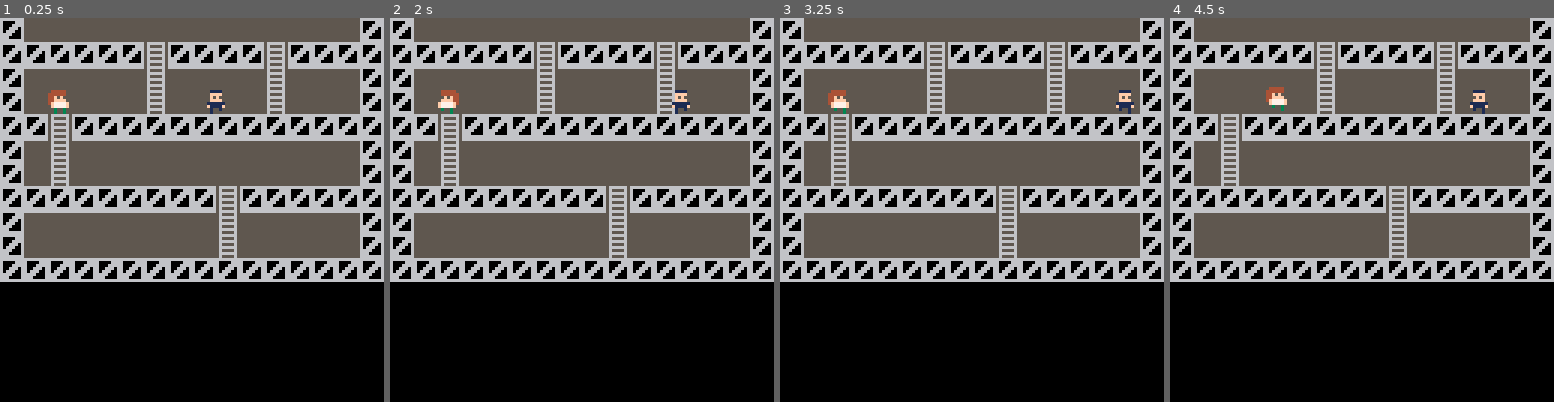
Above: before the commit, frames 1-4 (left to right).
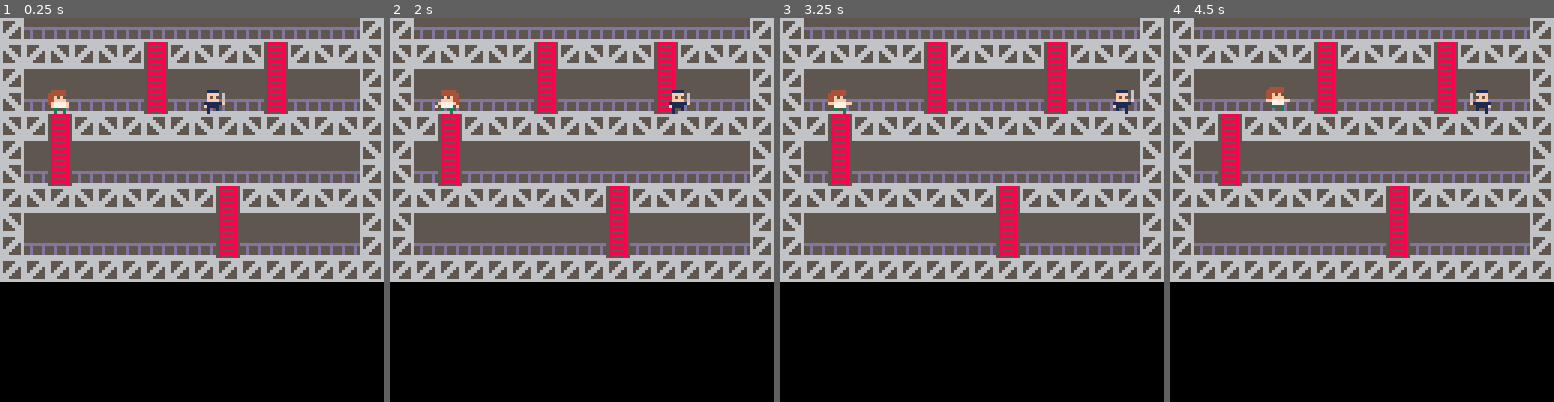
Above: after the commit, the same moments.

Repository: murilopolese/endegelande
Game: PICO-8 cartridge eg.p8
The game is run twice, just before and just after one commit, with the same random seed, the same clock (stepped at 60 frames per second) and the same inputs.
Inputs:
- Up to frame 1 (0.25 s): no input
- Up to frame 2 (2 s): hold Left from 1.97 s (still down)
- Up to frame 3 (3.25 s): release Left at 2.37 s; hold Down 2.42-2.82 s; hold Right from 2.87 s (still down)
- Up to frame 4 (4.5 s): release Right at 3.53 s; hold Up 3.58-4.08 s; hold Right from 4.13 s (still down)

The runs differ from the first frame. In frame 1, 20% of the frame differs, in the area x 0-100%, y 0-68%; in frame 2, 20%; in frame 3, 20%; in frame 4, 20%.

Commit message:
Fancy graphics

Diff:
--- a/eg.p8
+++ b/eg.p8
@@ -290,18 +290,18 @@
 
 
 __gff__
-0002000002000200000000000000000000000000000000000000000000000000000202020000000000000000000000000000000000000000000000000000000000000000000000000000000000000000000000000000000000000000000000000000000000000000000000000000000000000000000000000000000000000000
+0002000002020200000000000000000000000000000000000000000000000000000202020000000000000000000000000000000000000000000000000000000000000000000000000000000000000000000000000000000000000000000000000000000000000000000000000000000000000000000000000000000000000000
 0000000000000000000000000000000000000000000000000000000000000000000000000000000000000000000000000000000000000000000000000000000000000000000000000000000000000000000000000000000000000000000000000000000000000000000000000000000000000000000000000000000000000000
 __map__
 0103030303030303030303030303030100000000000000000000000000000000000000000000000000000000000000000000000000000000000000000000000000000000000000000000000000000000000000000000000000000000000000000000000000000000000000000000000000000000000000000000000000000000
-0101010101010201010101020101010100000000000000000000000000000000000000000000000000000000000000000000000000000000000000000000000000000000000000000000000000000000000000000000000000000000000000000000000000000000000000000000000000000000000000000000000000000000
+0501050105010201050105020105010500000000000000000000000000000000000000000000000000000000000000000000000000000000000000000000000000000000000000000000000000000000000000000000000000000000000000000000000000000000000000000000000000000000000000000000000000000000
 0104040404040204040404020404040100000000000000000000000000000000000000000000000000000000000000000000000000000000000000000000000000000000000000000000000000000000000000000000000000000000000000000000000000000000000000000000000000000000000000000000000000000000
-0103030303030203030303020303030100000000000000000000000000000000000000000000000000000000000000000000000000000000000000000000000000000000000000000000000000000000000000000000000000000000000000000000000000000000000000000000000000000000000000000000000000000000
-0101020101010101010101010101010100000000000000000000000000000000000000000000000000000000000000000000000000000000000000000000000000000000000000000000000000000000000000000000000000000000000000000000000000000000000000000000000000000000000000000000000000000000
-0104020404040404040404040404040100000000000000000000000000000000000000000000000000000000000000000000000000000000000000000000000000000000000000000000000000000000000000000000000000000000000000000000000000000000000000000000000000000000000000000000000000000000
-0103020303030303030303030303030100000000000000000000000000000000000000000000000000000000000000000000000000000000000000000000000000000000000000000000000000000000000000000000000000000000000000000000000000000000000000000000000000000000000000000000000000000000
-0101010101010101010201010101010100000000000000000000000000000000000000000000000000000000000000000000000000000000000000000000000000000000000000000000000000000000000000000000000000000000000000000000000000000000000000000000000000000000000000000000000000000000
-0104040404040404040204040404040100000000000000000000000000000000000000000000000000000000000000000000000000000000000000000000000000000000000000000000000000000000000000000000000000000000000000000000000000000000000000000000000000000000000000000000000000000000
+0503030303030203030303020303030500000000000000000000000000000000000000000000000000000000000000000000000000000000000000000000000000000000000000000000000000000000000000000000000000000000000000000000000000000000000000000000000000000000000000000000000000000000
+0501020105010501050105010501050100000000000000000000000000000000000000000000000000000000000000000000000000000000000000000000000000000000000000000000000000000000000000000000000000000000000000000000000000000000000000000000000000000000000000000000000000000000
+0104020404040404040404040404040500000000000000000000000000000000000000000000000000000000000000000000000000000000000000000000000000000000000000000000000000000000000000000000000000000000000000000000000000000000000000000000000000000000000000000000000000000000
+0503020303030303030303030303030100000000000000000000000000000000000000000000000000000000000000000000000000000000000000000000000000000000000000000000000000000000000000000000000000000000000000000000000000000000000000000000000000000000000000000000000000000000
+0105010501050105010201050105010500000000000000000000000000000000000000000000000000000000000000000000000000000000000000000000000000000000000000000000000000000000000000000000000000000000000000000000000000000000000000000000000000000000000000000000000000000000
+0504040404040404040204040404040100000000000000000000000000000000000000000000000000000000000000000000000000000000000000000000000000000000000000000000000000000000000000000000000000000000000000000000000000000000000000000000000000000000000000000000000000000000
 0103030303030303030203030303030100000000000000000000000000000000000000000000000000000000000000000000000000000000000000000000000000000000000000000000000000000000000000000000000000000000000000000000000000000000000000000000000000000000000000000000000000000000
 0101010101010101010101010101010100000000000000000000000000000000000000000000000000000000000000000000000000000000000000000000000000000000000000000000000000000000000000000000000000000000000000000000000000000000000000000000000000000000000000000000000000000000
 0000000000000000000000000000000000000000000000000000000000000000000000000000000000000000000000000000000000000000000000000000000000000000000000000000000000000000000000000000000000000000000000000000000000000000000000000000000000000000000000000000000000000000
Not shown, changed: 18 lines of the sprite sheet (__gfx__) section of eg.p8
